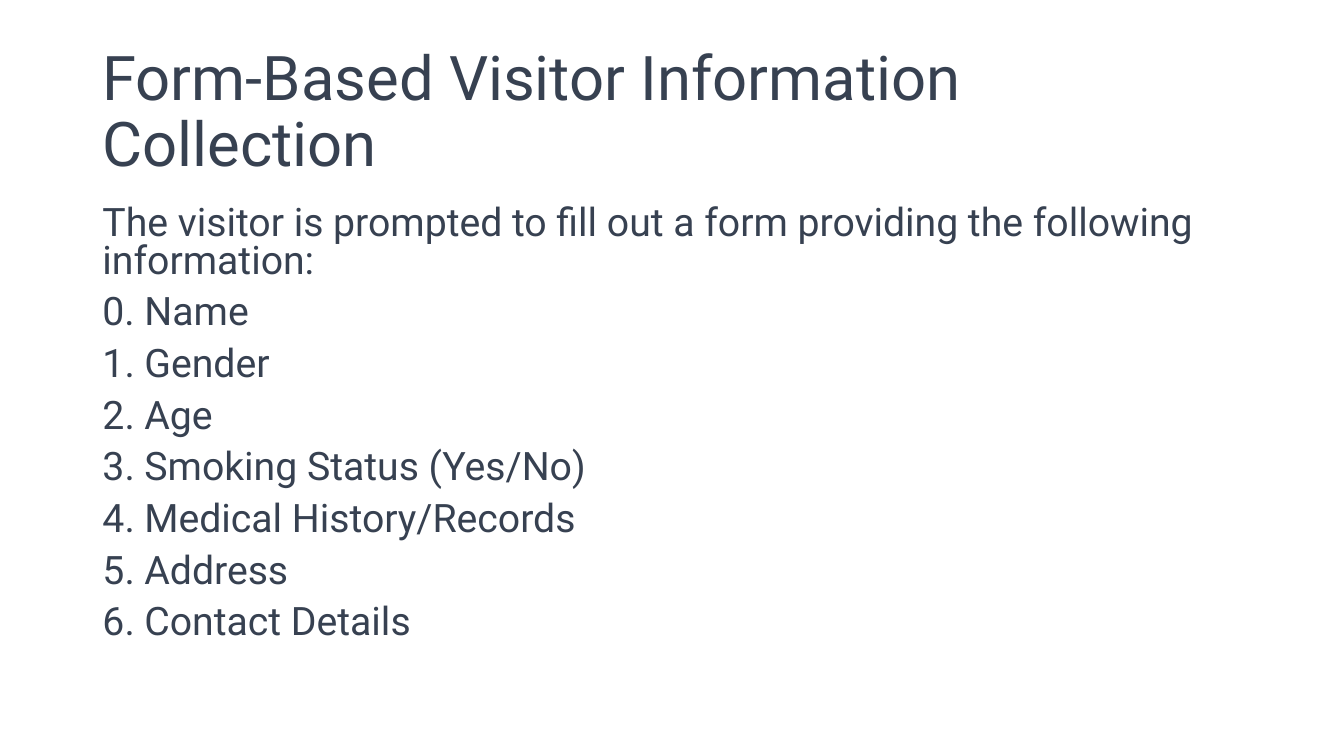
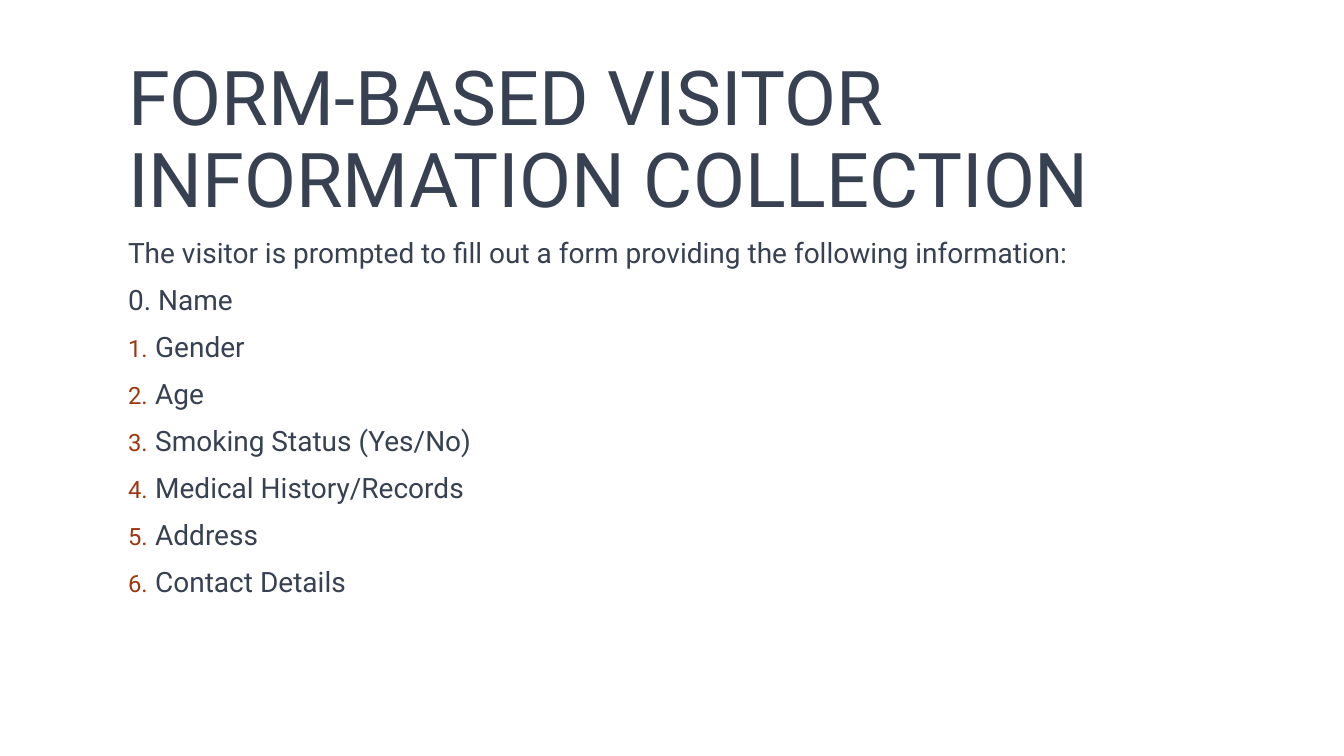
Before and after one commit to AndrewWooo/LLM_AI_Mavericks, a slide deck: slide 8 of chatbot-backend/team 8 AI Mavericks_v2_20230813.pptx. Drawn at 1344x756 pixels with LibreOffice and Linux fonts; fonts in the diff are those of the drawing; background and template pictures are left out. Boxes give left, top, right and bottom in pixels: in the first picture for what was removed or moved away, otherwise in the second. Text is boxed around its words. In the diff, an @@ line names an element or a change of style, - is before the commit and + after.

```diff
--- a/chatbot-backend/team 8 AI Mavericks_v2_20230813.pptx
+++ b/chatbot-backend/team 8 AI Mavericks_v2_20230813.pptx
@@ title at (128,70,1089,208): text changed; size 44 to 54 pt @@
-Form-Based Visitor Information Collection
+FORM-BASED VISITOR INFORMATION COLLECTION
@@ text "The visitor is prompted to ...": place and size @@
-text "The visitor is prompted to ..." at (102,206,1193,636)
+text "The visitor is prompted to ..." at (128,241,1067,593)
@@ text "The visitor is prompted to ..." at (128,241,1067,593): size 28 to 20 pt; line spacing 0.8 to 0.9; more space between paragraphs; indent changed @@
```
Also in this commit, not shown: 17 other slides changed, 1 slide added, 1 slide removed.
